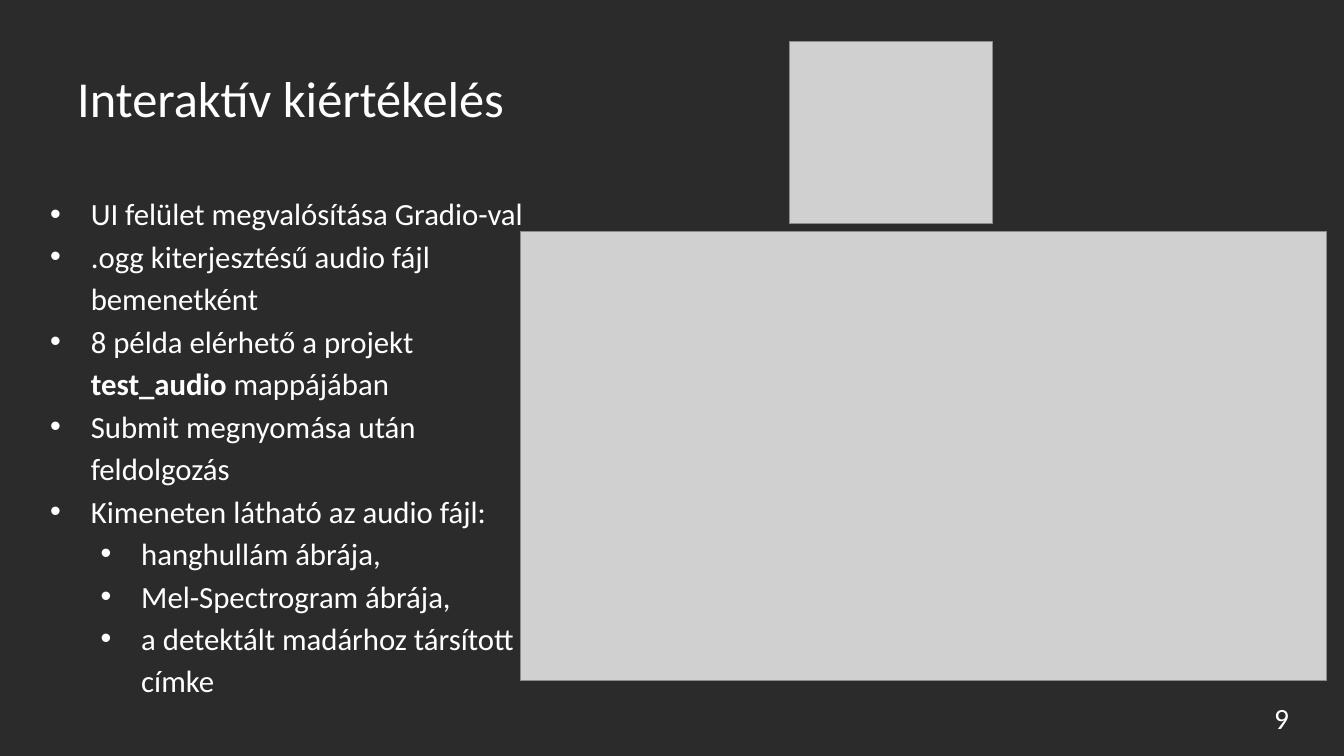
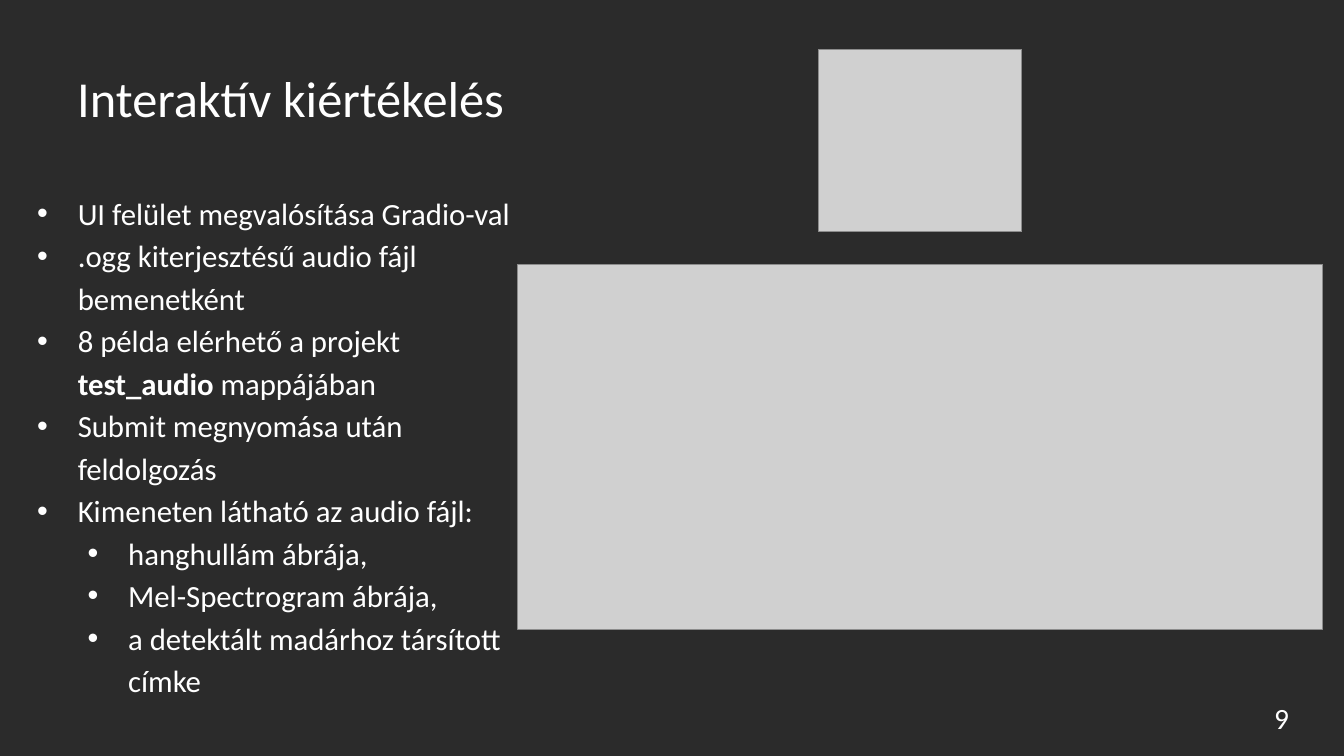
Before and after one commit to turi-mate/deepbirding, a slide deck: slide 9 of presentation.pptx. Drawn at 1344x756 pixels with LibreOffice and Linux fonts; fonts in the diff are those of the drawing; grey boxes stand for pictures; background and template pictures are left out; a plain dark background stands for a picture behind light text. Boxes give left, top, right and bottom in pixels: in the first picture for what was removed or moved away, otherwise in the second. Text is boxed around its words. In the diff, an @@ line names an element or a change of style, - is before the commit and + after.

```diff
--- a/presentation.pptx
+++ b/presentation.pptx
@@ picture moved from (x1=789, y1=41, x2=993, y2=224) to (x1=819, y1=49, x2=1022, y2=232) @@
@@ text "UI felület megvalósítása Gradio-val" moved from (x1=91, y1=203, x2=523, y2=692) to (x1=78, y1=203, x2=510, y2=692) @@
@@ picture resized from (x1=520, y1=231, x2=1327, y2=681) to (x1=517, y1=264, x2=1323, y2=629) @@
```
Also in this commit, not shown: 7 other slides changed.
